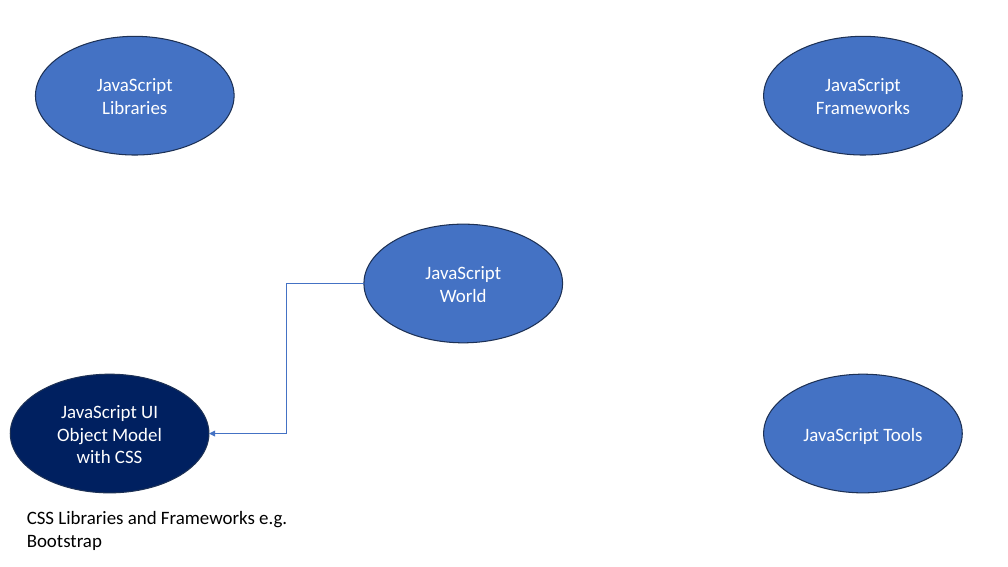
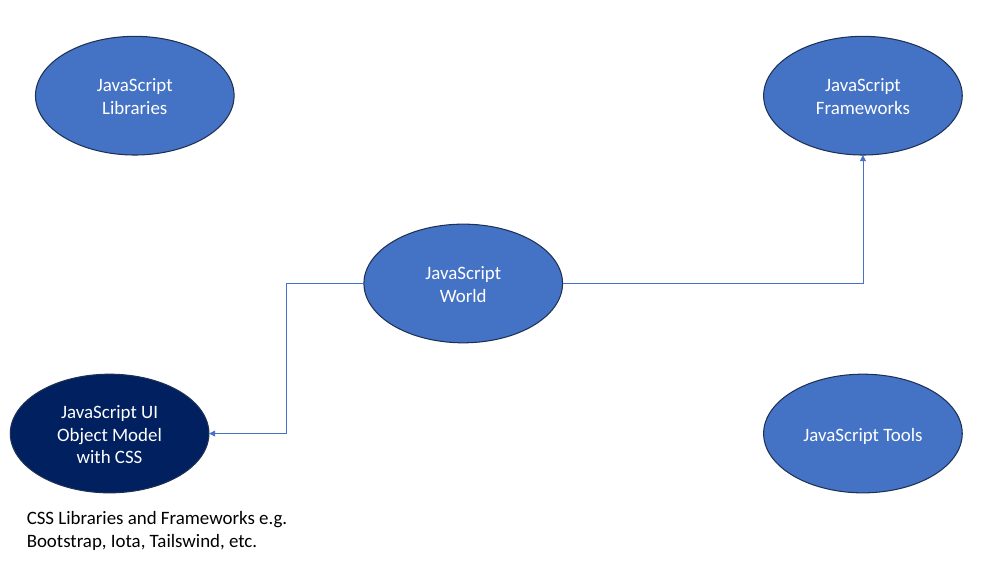
Before and after one commit to maheshsabnis/ugam, a slide deck: slide 6 of Training_Presentetions.pptx. Drawn at 1008x567 pixels with LibreOffice and Linux fonts; fonts in the diff are those of the drawing. Boxes give left, top, right and bottom in pixels: in the first picture for what was removed or moved away, otherwise in the second. Text is boxed around its words. In the diff, an @@ line names an element or a change of style, - is before the commit and + after.

```diff
--- a/Training_Presentetions.pptx
+++ b/Training_Presentetions.pptx
@@ elbow arrow added from (563, 284) to (863, 155), #4472C4 0.5 pt @@
@@ text at <box>27,511,287,550</box>: text changed @@
-CSS Libraries and Frameworks e.g. Bootstrap
+CSS Libraries and Frameworks e.g. Bootstrap, Iota, Tailswind, etc.
```
Also in this commit, not shown: 11 other files.
